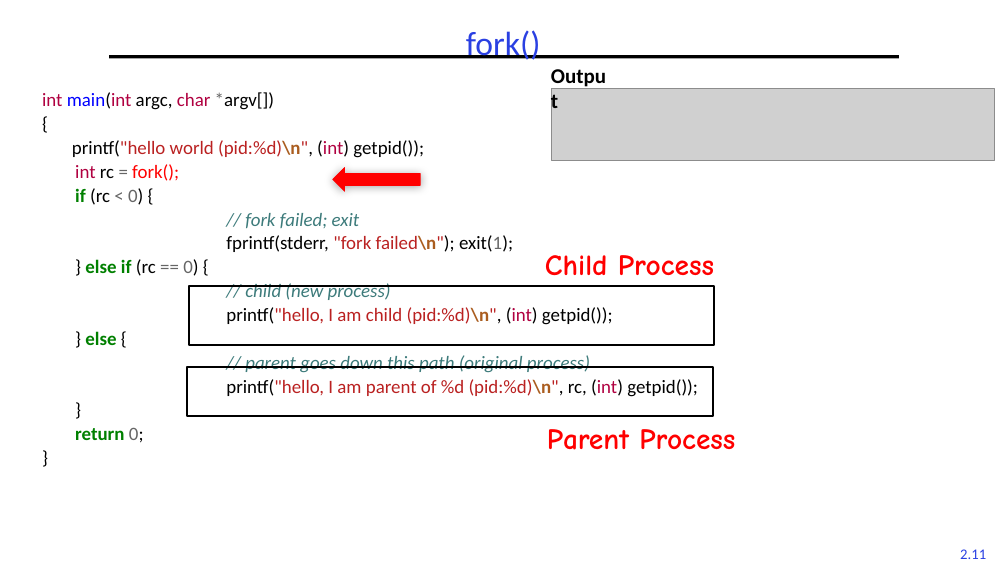
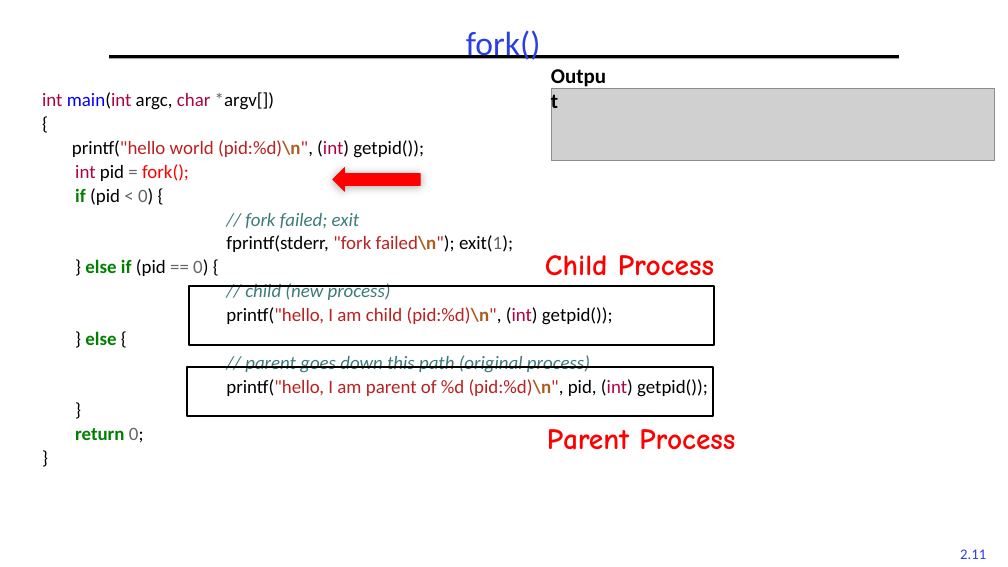
Before and after one commit to guhofstra/CSC256Fa25, a slide deck: slide 11 of PPTs/L2-Processes Threads.pptx. Drawn at 1008x567 pixels with LibreOffice and Linux fonts; fonts in the diff are those of the drawing; grey boxes stand for pictures. Boxes give left, top, right and bottom in pixels: in the first picture for what was removed or moved away, otherwise in the second. Text is boxed around its words. In the diff, an @@ line names an element or a change of style, - is before the commit and + after.

```diff
--- a/PPTs/L2-Processes Threads.pptx
+++ b/PPTs/L2-Processes Threads.pptx
@@ text at (x1=75, y1=164, x2=189, y2=205): text changed @@
-  int rc = fork();
-  if (rc < 0) {
+  int pid = fork();
+  if (pid < 0) {
@@ text at (x1=85, y1=259, x2=208, y2=276): text changed @@
-  } else if (rc == 0) {
+  } else if (pid == 0) {
@@ text at (x1=226, y1=379, x2=708, y2=397): text changed @@
-  printf("hello, I am parent of %d (pid:%d)\n", rc, (int) getpid());
+  printf("hello, I am parent of %d (pid:%d)\n", pid, (int) getpid());
```
Also in this commit, not shown: 10 other slides changed, 1 slide removed, 11 other files.
